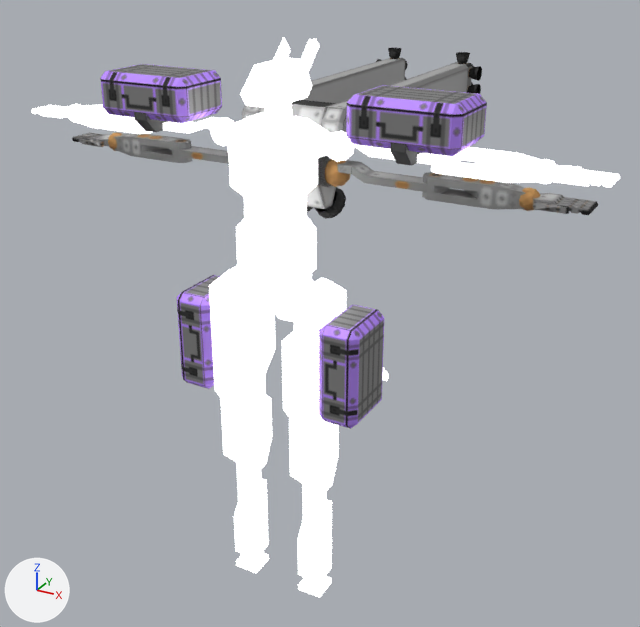
An edit to the FBX model exegesis_vrc_avatars/Assets/_exegesis/ncho/ncho_mesh/ncho.fbx, drawn before and after from the same camera.
Before and after are seen from a 50 mm camera at (6.18, -9.97, 9.83) aimed at (-0.49, 2.15, 3.77). Arrows for +X, +Y and +Z are at lower left; the lights stay in place. The first picture is the older version. Vertices at exactly the same position are counted once.

The first picture shows 'Body', 'Props'.
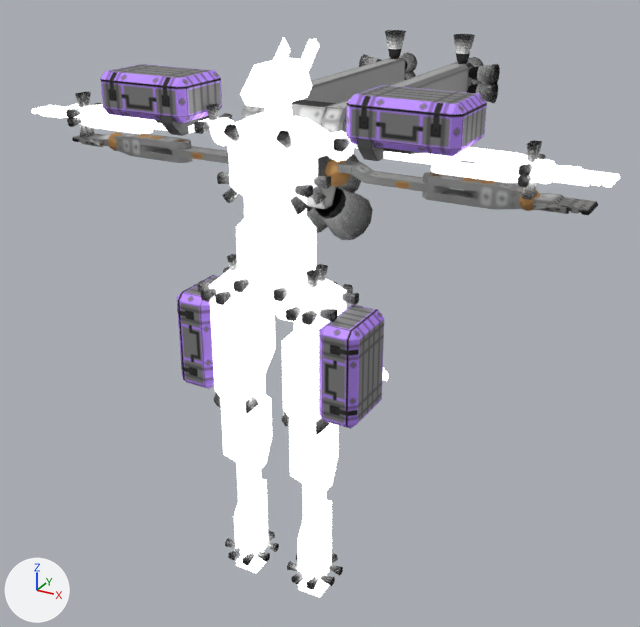
Location of each change, (x1, y1, x2, y2) in pixels of the pictures (640 x 627 px):
'Props', reshaped: before (72, 48, 598, 429); after (72, 30, 598, 429)
part 1 of me_lil_bot_mesh_001, rebuilt: before (134, 112, 168, 132); after (156, 115, 209, 136)
part 2 of me_lil_bot_mesh_001, rebuilt: before (391, 143, 421, 166); after (357, 139, 421, 161)
part 3 of me_lil_bot_mesh_001, added: after (359, 30, 500, 103)
part 4 of me_lil_bot_mesh_001, added: after (307, 154, 373, 240)
part 5 of me_lil_bot_mesh, added: after (194, 104, 359, 435)
part 6 of me_lil_bot_mesh, added: after (225, 531, 343, 590)
part 7 of me_lil_bot_mesh, added: after (518, 140, 546, 200)
part 8 of me_lil_bot_mesh, added: after (66, 92, 101, 137)

The change, as a diff of the scene's bpy script:
```diff
--- a/exegesis_vrc_avatars/Assets/_exegesis/ncho/ncho_mesh/ncho.fbx.py
+++ b/exegesis_vrc_avatars/Assets/_exegesis/ncho/ncho_mesh/ncho.fbx.py
@@ img_ncho_thruster_mask_png @@
+img_ncho_thruster_mask_png = load_image('ncho_thruster_mask.png', '../ncho_tex/ncho_thruster_mask.png', 128, 128, 'sRGB')
@@ mat_material @@
+mat_material = principled_material('Material')
+mat_material.texture = img_ncho_thruster_mask_png
@@ me_lil_bot_mesh @@
 # used by ob_body; location = (0.0, 0.0, 0.0)
-me_lil_bot_mesh.from_pydata(...)  # 2723 vertices, 3416 faces; spans x -4.4..4.4, y -0.4..3.85, z 0.0..8.45
+me_lil_bot_mesh.from_pydata(...)  # 4643 vertices, 4776 faces; spans x -4.4..4.4, y -0.6..3.85, z 0.0..8.45
+# me_lil_bot_mesh part 5: 1152 vertices added at x -1.15..1.15, y -0.6..0.6, z 3.12..7.55
+# me_lil_bot_mesh part 6: 384 vertices added at x -1.0..1.0, y -0.4..0.4, z 0.3..0.42
+# me_lil_bot_mesh part 7: 192 vertices added at x 3.38..3.5, y -0.17..0.47, z 6.88..7.52
+# me_lil_bot_mesh part 8: 192 vertices added at x -3.5..-3.38, y -0.17..0.47, z 6.88..7.52
 me_lil_bot_mesh.materials.append(mat_lil_bot_material)
+me_lil_bot_mesh.materials.append(mat_material)  # picture img_ncho_thruster_mask_png
@@ me_lil_bot_mesh_001 @@
 # used by ob_props; location = (0.0, 0.0, 0.0)
-me_lil_bot_mesh_001.from_pydata(...)  # 1762 vertices, 1921 faces; spans x -4.1..4.1, y -0.5..5.58, z 3.4..7.95
+me_lil_bot_mesh_001.from_pydata(...)  # 1962 vertices, 2132 faces; spans x -4.1..4.1, y -0.5..5.88, z 3.4..8.08
+# me_lil_bot_mesh_001 part 1: the loose piece of 24 vertices spanning x -2.05..-1.85, y -0.35..0.65, z 7.15..7.45 is rebuilt with 34 vertices and now spans x -2.05..-1.4, y -0.35..0.65, z 7.15..7.45
+# me_lil_bot_mesh_001 part 2: the loose piece of 24 vertices spanning x 1.85..2.05, y -0.35..0.65, z 7.15..7.45 is rebuilt with 34 vertices and now spans x 1.4..2.05, y -0.35..0.65, z 7.15..7.45
+# me_lil_bot_mesh_001 part 3: 144 vertices added at x -1.28..1.28, y 5.06..5.88, z 6.52..8.08
+# me_lil_bot_mesh_001 part 4: 36 vertices added at x -0.7..0.7, y 1.42..2.03, z 5.43..6.66
 me_lil_bot_mesh_001.materials.append(mat_props_material)
+me_lil_bot_mesh_001.materials.append(mat_material)  # picture img_ncho_thruster_mask_png
```
